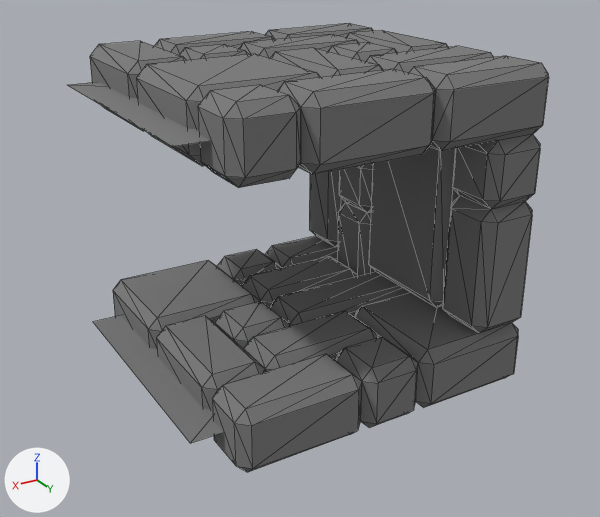
The glTF model objects/walls3.glb: old version first, new version second.
Before and after are seen from a 50 mm lens placed at (1.287, 1.607, 0.907), pointed at (0.076, -0.411, -0.102). Arrows for +X, +Y and +Z are at lower left; the lights stay in place. Mesh edges are drawn as thin lines. Where no turn or scale is listed for an object, it has been applied to the vertices. Vertices at the same position are counted once.

The first picture shows 'wallblockers.001', 'walls3'.
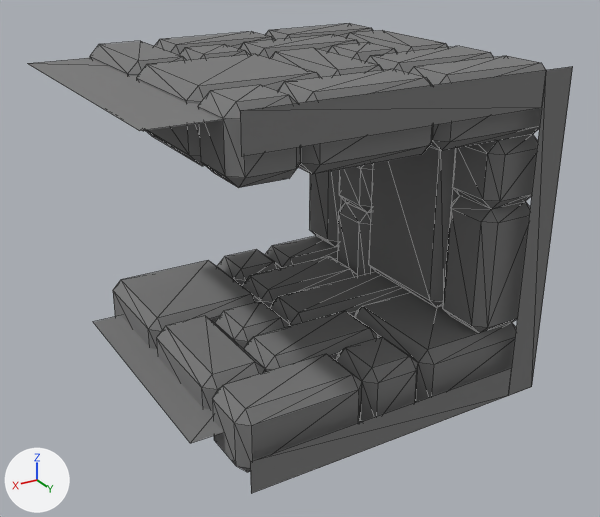
Changed parts and their boxes [x1, y1, x2, y2] in the pictures (600 x 517 px; the box of a moved part takes in the faces that stretch with it):
'walls3', reshaped
    before: [90, 23, 549, 472]
    after: [90, 23, 573, 493]
'wallblockers.001', reshaped (26% wider, 7% taller)
    before: [68, 82, 223, 443]
    after: [27, 58, 223, 443]
part 1 of me_cube_005, added
    after: [240, 66, 573, 493]
part 2 of me_cube_014, moved or reshaped
    before: [68, 82, 211, 147]
    after: [27, 58, 222, 131]

The change, as a list of edits to the scene's bpy script:
```text
Change me_cube_005:
    where me_cube_005.from_pydata(...)  # 695 vertices, 1364 faces; spans x -0.5..0.5, y -1.0..0.0, z -0.5..0.5
    used by ob_walls3; location = (0.0, 0.0, 0.0)
    verts and faces of me_cube_005; kept vertices keep their numbers, new ones are numbered from 695
    me_cube_005 part 1
    add verts[695] = (-0.4, 0.05, 0.4)  # pixel (541, 107)
    add verts[696] = (-0.4, 0.05, 0.5)  # pixel (546, 69)
    add verts[697] = (-0.4, 0.05, -0.5)  # pixel (508, 395)
    add verts[698] = (-0.4, 0.05, -0.4)  # pixel (511, 367)
    add for new, old in zip([*range(699, 703)], [*range(695, 699)]): verts[new] = verts[old] + (0.9, 0.0, 0.0)
    add verts[703] = (-0.5, 0.05, -0.5)  # pixel (531, 386)
    add verts[704] = (-0.4, 0.05, 0.5)  # pixel (546, 69)
    add verts[705] = (-0.5, 0.05, 0.5)  # pixel (572, 66)
    add verts[706] = (-0.4, 0.05, -0.5)  # pixel (508, 395)
    add faces += [(695, 700, 696), (695, 699, 700), (703, 704, 705), (703, 706, 704), (697, 702, 698), (697, 701, 702)]
Change me_cube_014:
    where me_cube_014.from_pydata(...)  # 12 vertices, 6 faces; spans x -0.4..0.599, y -0.9..-0.1, z -0.4..0.4
    used by ob_wallblockers_001; location = (0.0, 0.0, 0.0)
    me_cube_014 part 2
    me_cube_014.vertices[4].co: (0.599, -0.9, 0.4) -> (0.692, -0.962, 0.463)  # pixel (66, 84) -> pixel (27, 63)
    me_cube_014.vertices[5].co: (-0.4, -0.1, 0.4) -> (-0.463, -0.038, 0.463)
    me_cube_014.vertices[6].co: (0.599, -0.1, 0.4) -> (0.692, -0.038, 0.463)  # pixel (171, 146) -> pixel (139, 130)
    me_cube_014.vertices[7].co: (-0.4, -0.9, 0.4) -> (-0.463, -0.962, 0.463)
```
